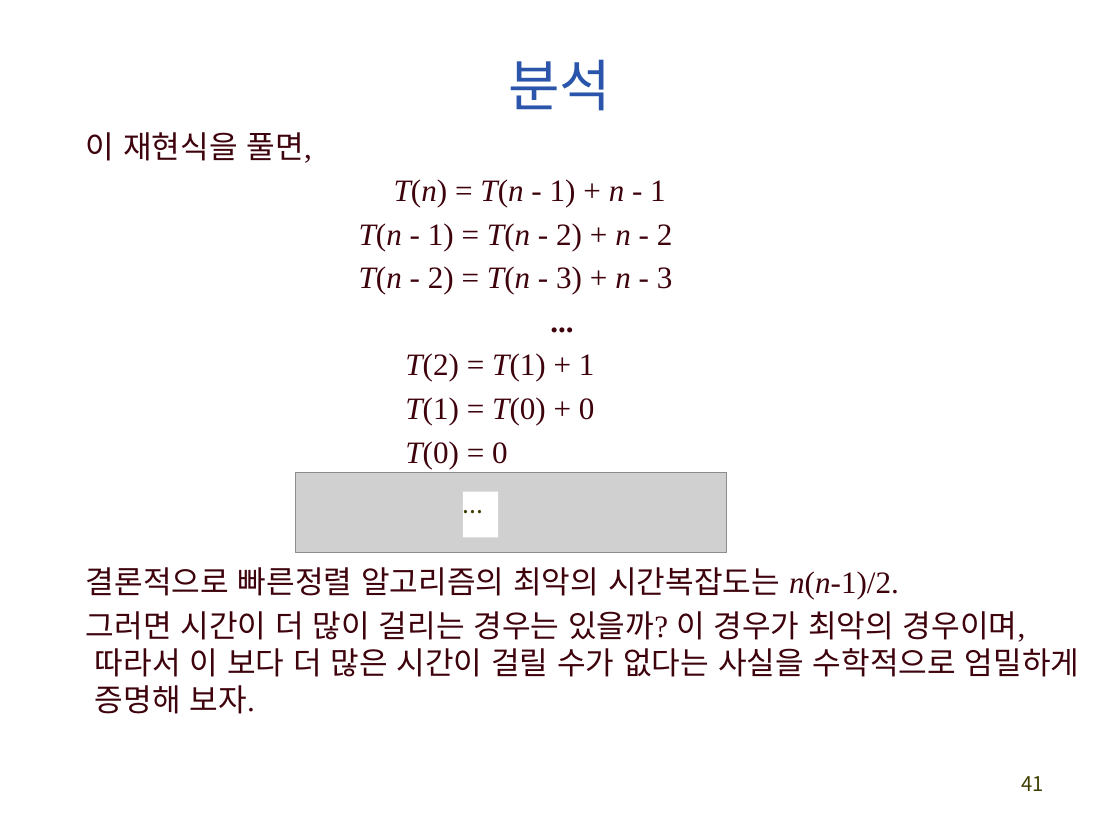
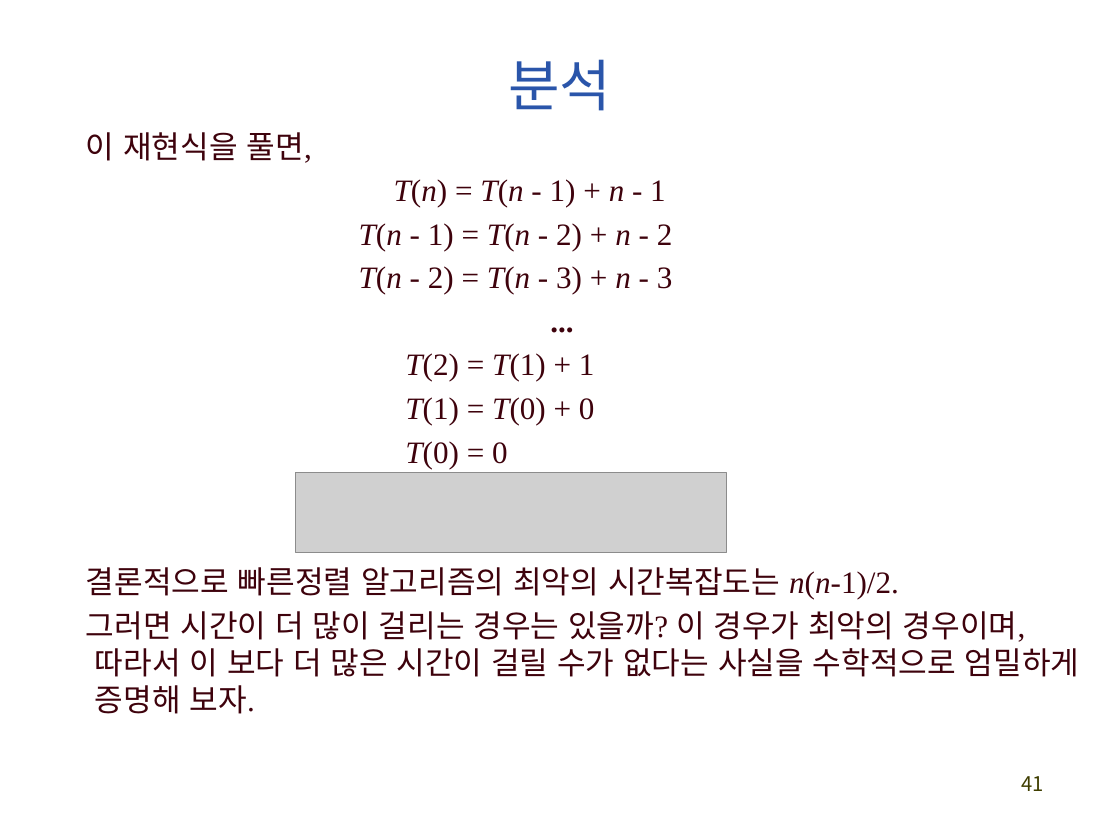
Before and after one commit to exopas95/Algorithms, a slide deck: slide 41 of Lecture Note/ch2_divide_conquer.pptx. Drawn at 1120x840 pixels with LibreOffice and Linux fonts; fonts in the diff are those of the drawing; grey boxes stand for pictures. Boxes give left, top, right and bottom in pixels: in the first picture for what was removed or moved away, otherwise in the second. Text is boxed around its words. In the diff, an @@ line names an element or a change of style, - is before the commit and + after.

```diff
--- a/Lecture Note/ch2_divide_conquer.pptx
+++ b/Lecture Note/ch2_divide_conquer.pptx
@@ rectangle removed at [463,492,497,538] @@
-...
```
Also in this commit, not shown: 18 other slides changed.
